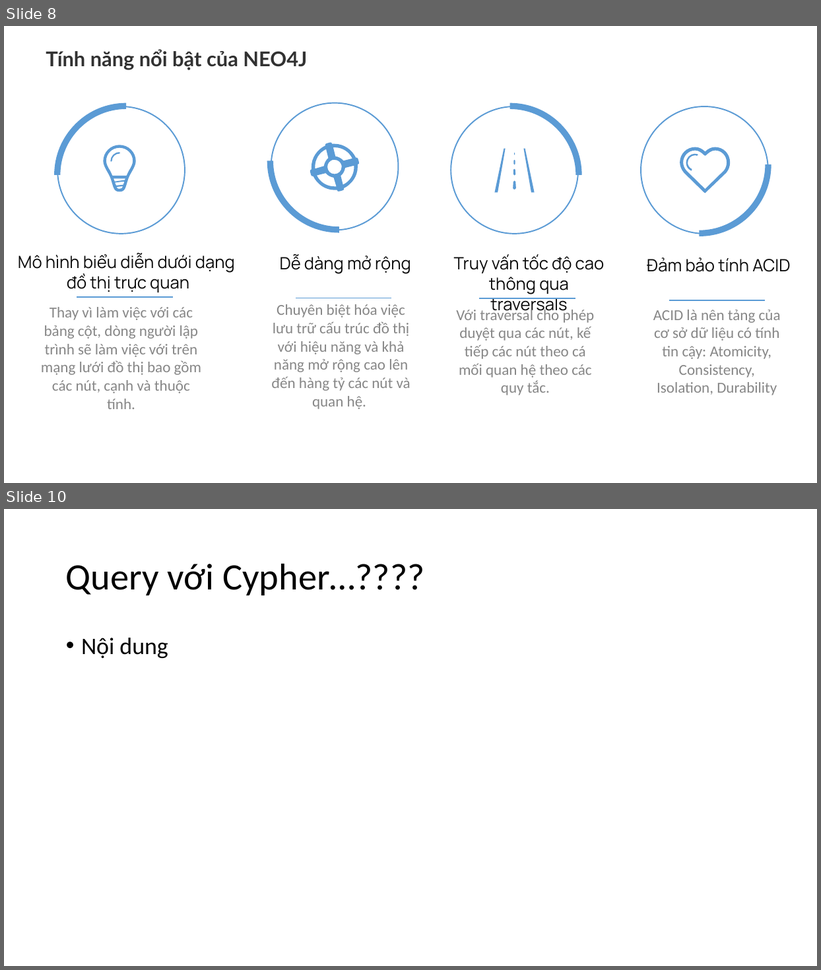
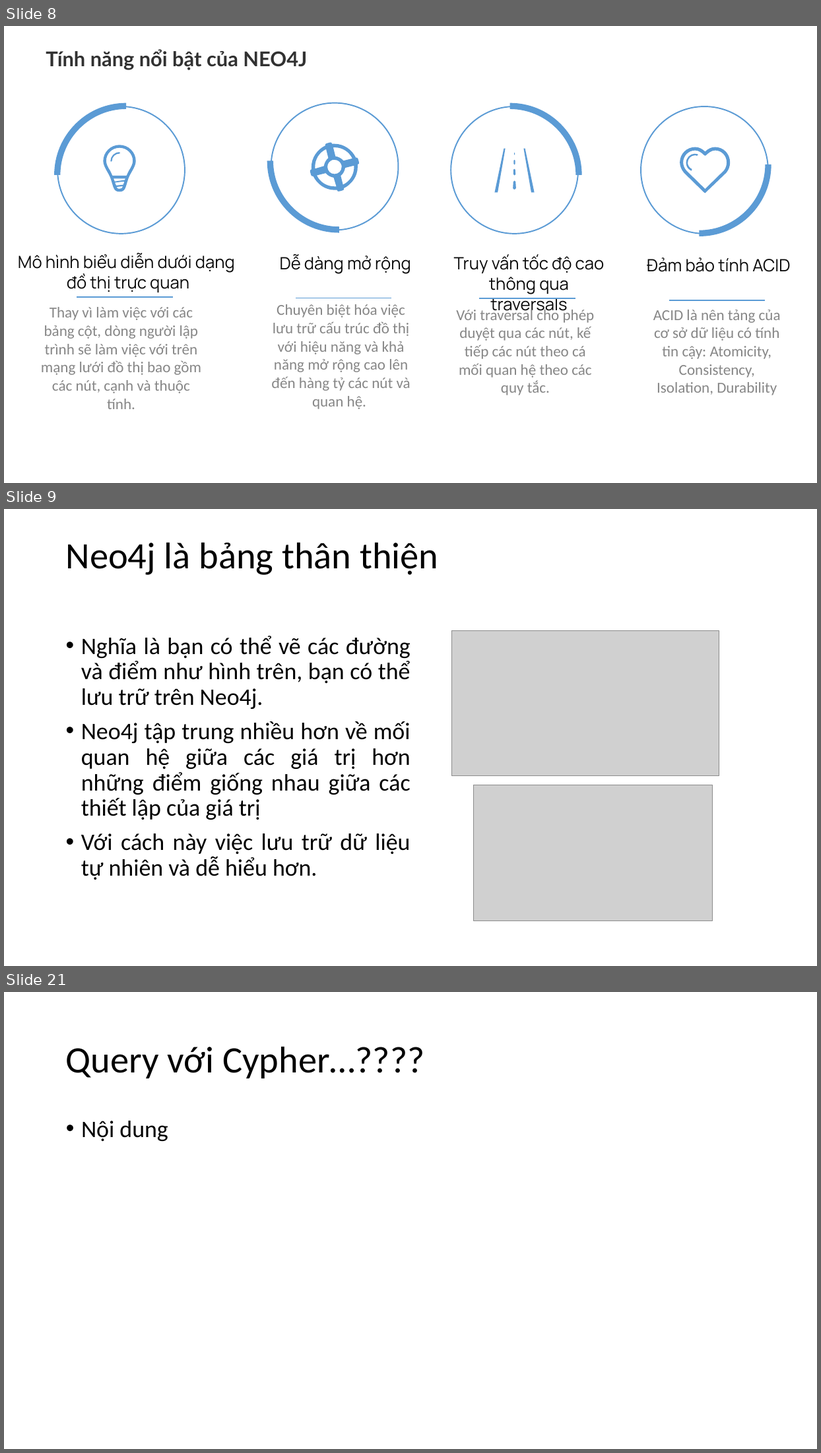
Before and after one commit to NguyenDucHoangLong/Group_4_HTTTHD, a slide deck: Document/Seminar/Slide_Nhóm 4.pptx. Shown one above the other, each under a label of ours: slides 8 and 10 before the commit, slides 8, 9 and 21 after it; the slides between them are not shown. The pictures are 821x970 and 821x1453 pixels, drawn with LibreOffice and Linux fonts; fonts in the diff are those of the drawing; grey boxes stand for pictures. Boxes give left, top, right and bottom in pixels: in the first picture for what was removed or moved away, otherwise in the second. Text is boxed around its words. In the diff, an @@ line names an element or a change of style, - is before the commit and + after.

```diff
--- a/Document/Seminar/Slide_Nhóm 4.pptx
+++ b/Document/Seminar/Slide_Nhóm 4.pptx
@@ slide 9 added at (4,509,817,966), background #FFFFFF @@
@@ text added at (66,542,438,575), 44 pt, text #000000 @@
+Neo4j là bảng thân thiện
@@ text added at (81,636,411,880), 28 pt, text #000000 @@
+• Nghĩa là bạn có thể vẽ các đường và điểm như hình trên, bạn có thể lưu trữ trên Neo4j.
+• Neo4j tập trung nhiều hơn về mối quan hệ giữa các giá trị hơn những điểm giống nhau giữa các thiết lập của giá trị
+• Với cách này việc lưu trữ dữ liệu tự nhiên và dễ hiểu hơn.
@@ picture added at (452,631,719,776) @@
@@ picture added at (474,786,713,921) @@
@@ what was slide 10 is now slide 21 @@
```
Also in this commit, not shown: 1 slide changed, 11 other slides added, 1 slide removed.
